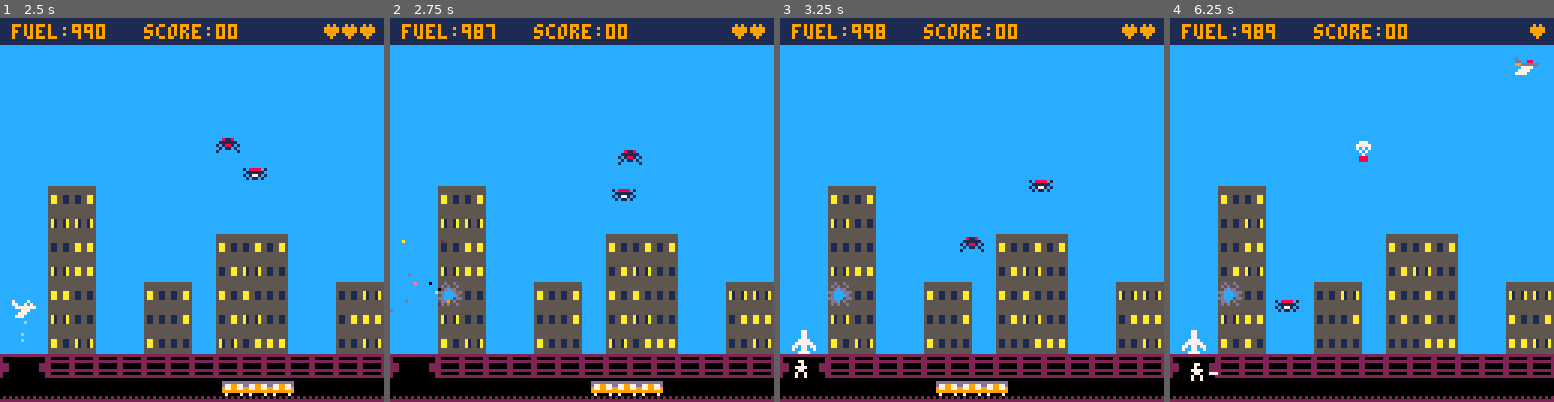
Above: before the commit, frames 1-4 (left to right).
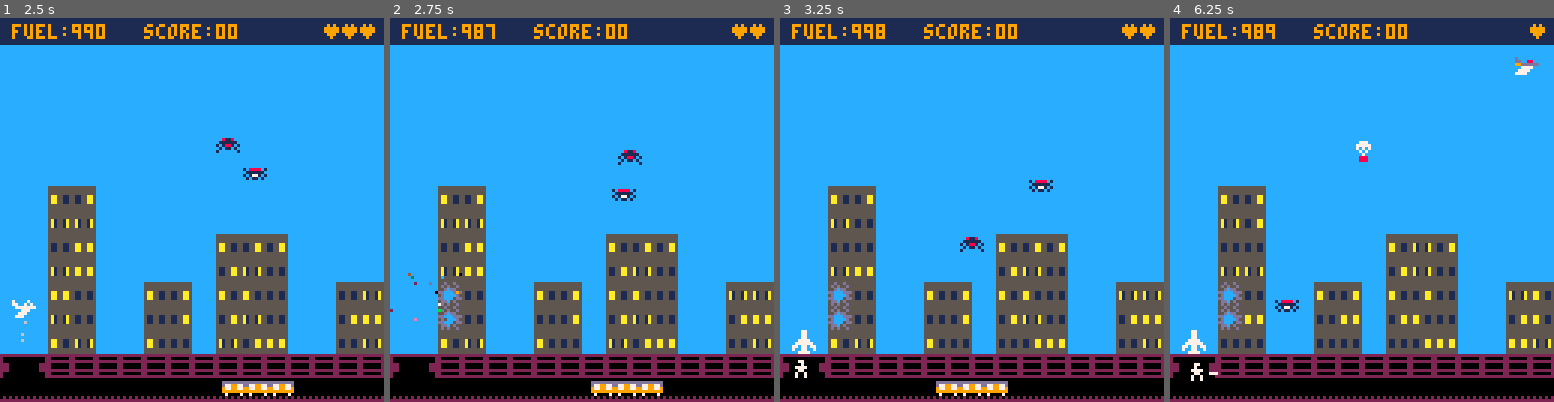
Above: after the commit, the same moments.

Repository: natebeaty/savepicoville
Game: PICO-8 cartridge savepicoville.p8
The game is run twice, just before and just after one commit, with the same random seed, the same clock (stepped at 60 frames per second) and the same inputs.
Inputs:
- Up to frame 1 (2.5 s): tap X (X key) at 0.33, 1.07, 1.85 s; tap O (Z key) at 0.7, 1.7, 2.1 s; hold Right 1.6-2.1 s; hold Up 2.15-2.42 s; hold Right from 2.47 s (still down)
- Up to frame 2 (2.75 s): keep holding Right; tap O (Z key) at 2.5 s
- Up to frame 3 (3.25 s): tap O (Z key) at 2.9 s; tap X (X key) at 2.97 s; release Right at 3.03 s; hold Left from 3.08 s (still down)
- Up to frame 4 (6.25 s): tap O (Z key) every 0.4 s from 3.3 to 6.1 s; release Left at 3.58 s; hold Down 3.63-3.97 s; hold Right 4.02-4.68 s; tap X (X key) at 4.08, 5.2 s; hold Up 4.73-5.03 s; hold Left 5.08-5.68 s; hold Down 5.73-6.03 s; hold Right from 6.08 s (still down)

Frame 1 is identical in both runs. In frame 2, 0.3% of the frame differs, in the area x 0-19%, y 57-82%; in frame 3, 0.2%; in frame 4, 0.9%, in the area x 12-100%, y 52-86%.

Commit message:
simplify check_building_hit for bullets to fix hitting alien instead of brick when bullet hits both

Diff:
--- a/buildings.lua
+++ b/buildings.lua
@@ -60,14 +60,20 @@
 
 -- collision detection for building
 function check_building_hit(obj,grp)
-  local nx_l=obj.x+obj.dx+obj.box.x1
-  local nx_r=obj.x+obj.dx+obj.box.x2
-  local ny_t=obj.y+obj.dy+obj.box.y1
-  local ny_b=obj.y+obj.dy+obj.box.y2
-  local hit=is_undamaged_brick(nx_l,ny_t,obj,grp) or
-    is_undamaged_brick(nx_l,ny_b,obj,grp) or
-    is_undamaged_brick(nx_r,ny_t,obj,grp) or
-    is_undamaged_brick(nx_r,ny_b,obj,grp)
+  local hit = false
+  if (grp==bullets) then
+    hit=is_undamaged_brick(obj.x,obj.y,obj,grp)
+  else
+    local nx_l=obj.x+obj.dx+obj.box.x1
+    local nx_r=obj.x+obj.dx+obj.box.x2
+    local ny_t=obj.y+obj.dy+obj.box.y1
+    local ny_b=obj.y+obj.dy+obj.box.y2
+    hit=is_undamaged_brick(nx_l,ny_t,obj,grp) or
+      is_undamaged_brick(nx_l,ny_b,obj,grp) or
+      is_undamaged_brick(nx_r,ny_t,obj,grp) or
+      is_undamaged_brick(nx_r,ny_b,obj,grp)
+  end
+
   return hit
 end
 
--- a/bullets.lua
+++ b/bullets.lua
@@ -34,12 +34,15 @@
       for grp in all({supply,balloon}) do
         for obj in all(grp) do
           if (coll(this,obj)) then
+            hit = true
             obj.die(obj)
             del(bullets,this)
           end
         end
       end
+    end
 
+    if not hit then
       -- check for collisions with building
       check_building_hit(this,bullets)
     end
--- a/savepicoville.p8
+++ b/savepicoville.p8
@@ -1,5 +1,5 @@
 pico-8 cartridge // http://www.pico-8.com
-version 41
+version 42
 __lua__
 -- save picoville
 -- clixel / nate beaty
